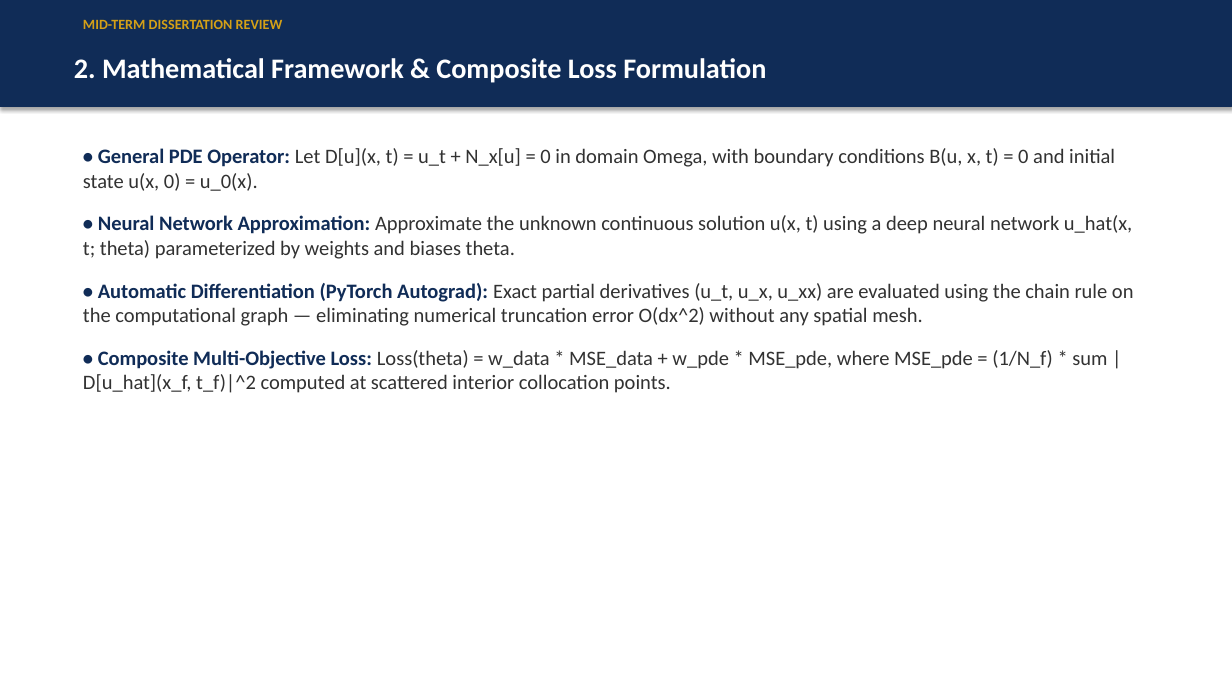
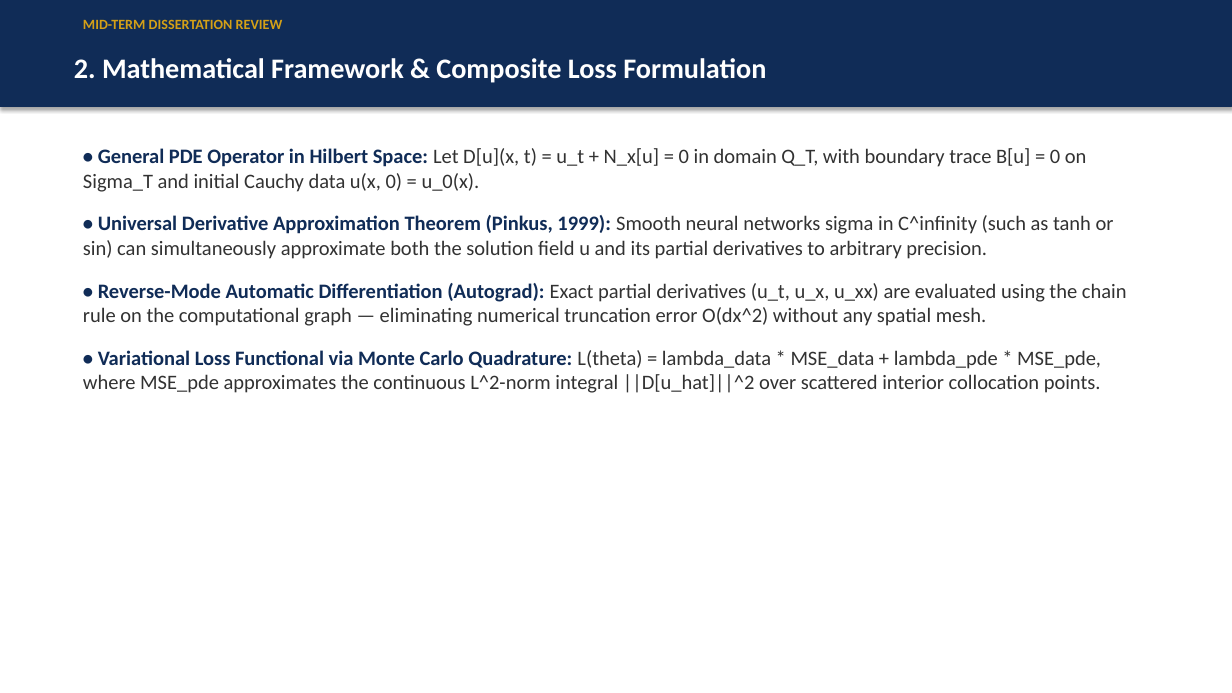
Before and after one commit to priyanshujaiswalku/Mathematics, a slide deck: slide 3 of presentations/midterm_presentation/Midterm_PINNs_Presentation.pptx. Drawn at 1232x693 pixels with LibreOffice and Linux fonts; fonts in the diff are those of the drawing. Boxes give left, top, right and bottom in pixels: in the first picture for what was removed or moved away, otherwise in the second. Text is boxed around its words. In the diff, an @@ line names an element or a change of style, - is before the commit and + after.

```diff
--- a/presentations/midterm_presentation/Midterm_PINNs_Presentation.pptx
+++ b/presentations/midterm_presentation/Midterm_PINNs_Presentation.pptx
@@ text at bbox=[83, 148, 1127, 393]: text changed @@
-• General PDE Operator: Let D[u](x, t) = u_t + N_x[u] = 0 in domain Omega, with boundary conditions B(u, x, t) = 0 and initial state u(x, 0) = u_0(x).
-• Neural Network Approximation: Approximate the unknown continuous solution u(x, t) using a deep neural network u_hat(x, t; theta) parameterized by weights and biases theta.
-• Automatic Differentiation (PyTorch Autograd): Exact partial derivatives (u_t, u_x, u_xx) are evaluated using the chain rule on the computational graph — eliminating numerical truncation error O(dx^2) without any spatial mesh.
-• Composite Multi-Objective Loss: Loss(theta) = w_data * MSE_data + w_pde * MSE_pde, where MSE_pde = (1/N_f) * sum |D[u_hat](x_f, t_f)|^2 computed at scattered interior collocation points.
+• General PDE Operator in Hilbert Space: Let D[u](x, t) = u_t + N_x[u] = 0 in domain Q_T, with boundary trace B[u] = 0 on Sigma_T and initial Cauchy data u(x, 0) = u_0(x).
+• Universal Derivative Approximation Theorem (Pinkus, 1999): Smooth neural networks sigma in C^infinity (such as tanh or sin) can simultaneously approximate both the solution field u and its partial derivatives to arbitrary precision.
+• Reverse-Mode Automatic Differentiation (Autograd): Exact partial derivatives (u_t, u_x, u_xx) are evaluated using the chain rule on the computational graph — eliminating numerical truncation error O(dx^2) without any spatial mesh.
+• Variational Loss Functional via Monte Carlo Quadrature: L(theta) = lambda_data * MSE_data + lambda_pde * MSE_pde, where MSE_pde approximates the continuous L^2-norm integral ||D[u_hat]||^2 over scattered interior collocation points.
```
Also in this commit, not shown: 1 slide added, 5 other files.
